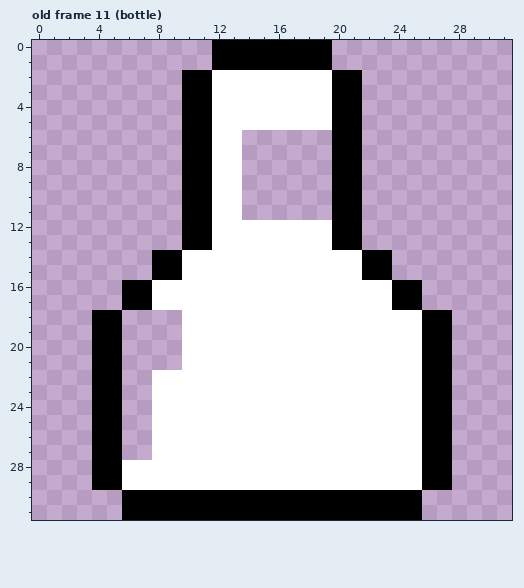
Pixel-art file, stored at images/enemies/bulb.aseprite. The picture above was drawn from the file before the commit.
32x32 pixels, 29 frames. Shown: old frame 11 (bottle). The commit also changed other frames, which this record leaves out.
New version:
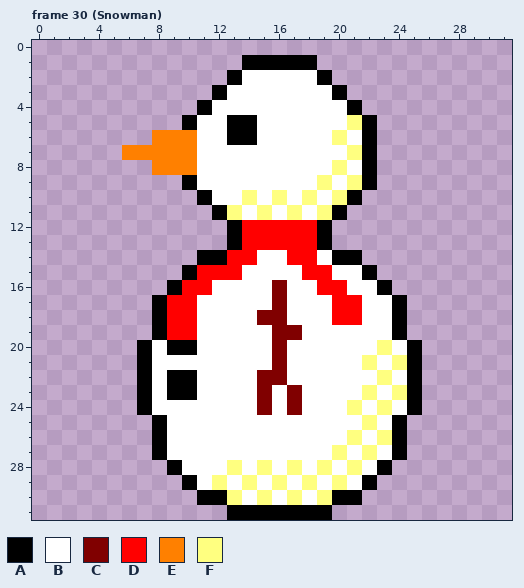
Palette (. is transparent): A #000000  B #ffffff  C #800000  D #ff0000  E #ff8000  F #ffff80
A new or re-ordered frame is compared with the old frame closest to it.
The edit:
frames 29 -> 33
Changed rows in their new state; - is an unchanged pixel.
Frame 30 (Snowman) is new; against old frame 11 (bottle):
first column x 4:
 0 --------........--------
 1 --------..-----.--------
 2 ------...A-----A..------
 3 ------..A--------.------
 4 ------.---------B-------
 5 -------B-AA-----BFA-----
 6 ----EEEB-AABBBBBFBA-----
 7 --EEEEEB--BBBBBBBFA-----
 8 ----EEEB--BBBBBBFBA-----
 9 -------B--BBBBBFBFA-----
10 ------.---FBFBFBF-------
11 ------..AFBFBFBF-.------
12 ------...ADDDDDA..------
13 ------...ADDDDDA..------
14 ----...AADD--DD-AA..----
15 ----..ADDD----DD---.----
16 --...ADD----C--DD--A..--
17 --..ADD-----C---DD---.--
18 ..--ADD----CC---DD--A...
19 ..--ADD-----CC------A...
20 ..-ABAA-----C------F-A..
21 ..-ABB------C-----F-FA..
22 ..-A-AA----CC------F-A..
23 ..-A-AA----C-C----F-FA..
24 ..-A-------C-C---F-F-A..
25 ..--A-------------F-A...
26 ..--A------------F-FA...
27 ..--A-----------F-F-A...
28 .....A---F-F-F-F-F-A....
29 ......A-F-F-F-F-F-A.....
30 --.....--FBFBFBF--....--
31 --.......-------......--
Boxes around the changes in both pictures, in picture pixels (x1, y1, x2, y2):
changed: (92, 40, 452, 520)
